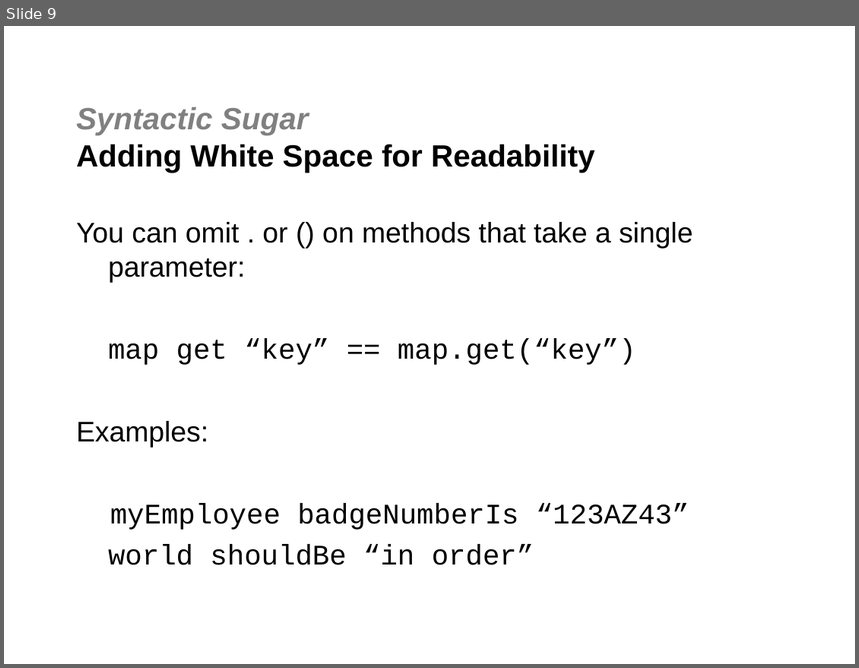
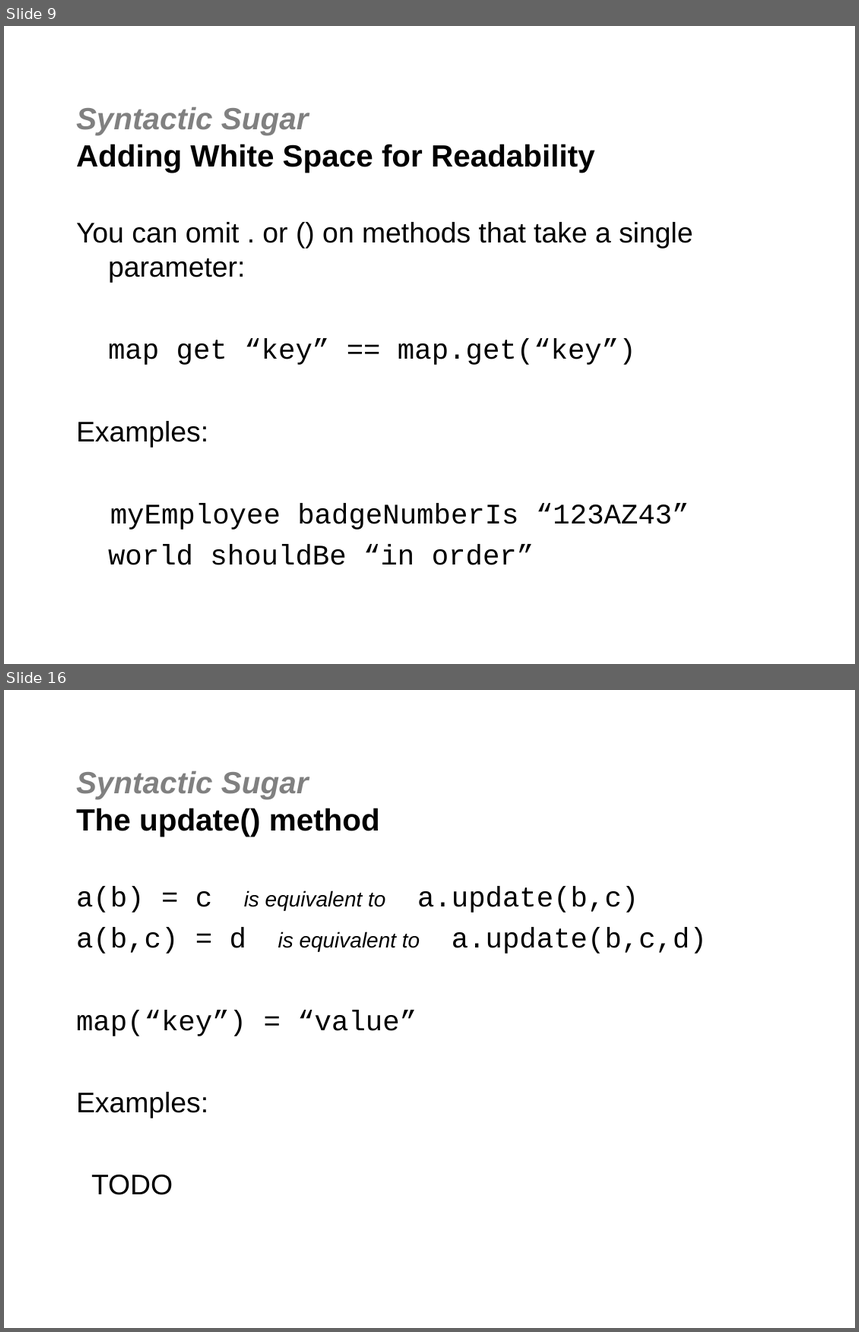
Before and after one commit to jgoodsen/agile2010, a slide deck: dsl.ppt. Shown one above the other, each under a label of ours: slide 9 before the commit, slides 9 and 16 after it; the slides between them are not shown. The pictures are 859x668 and 859x1332 pixels, drawn with LibreOffice and Linux fonts; fonts in the diff are those of the drawing; background and template pictures are left out. Boxes give left, top, right and bottom in pixels: in the first picture for what was removed or moved away, otherwise in the second. Text is boxed around its words. In the diff, an @@ line names an element or a change of style, - is before the commit and + after.

```diff
--- a/dsl.ppt
+++ b/dsl.ppt
@@ slide 16 added at [4,690,855,1328], background #FFFFFF @@
@@ title added at [76,771,380,836], 26 pt, text #000000, bold @@
+Syntactic Sugar
+The update() method
@@ text added at [76,887,707,1195], 24 pt, text #000000 @@
+a(b) = c is equivalent to a.update(b,c)
+a(b,c) = d is equivalent to a.update(b,c,d)
+map(“key”) = “value”
+Examples:
+TODO
```
Also in this commit, not shown: 4 slides changed, 7 other slides added, 1 other file.
